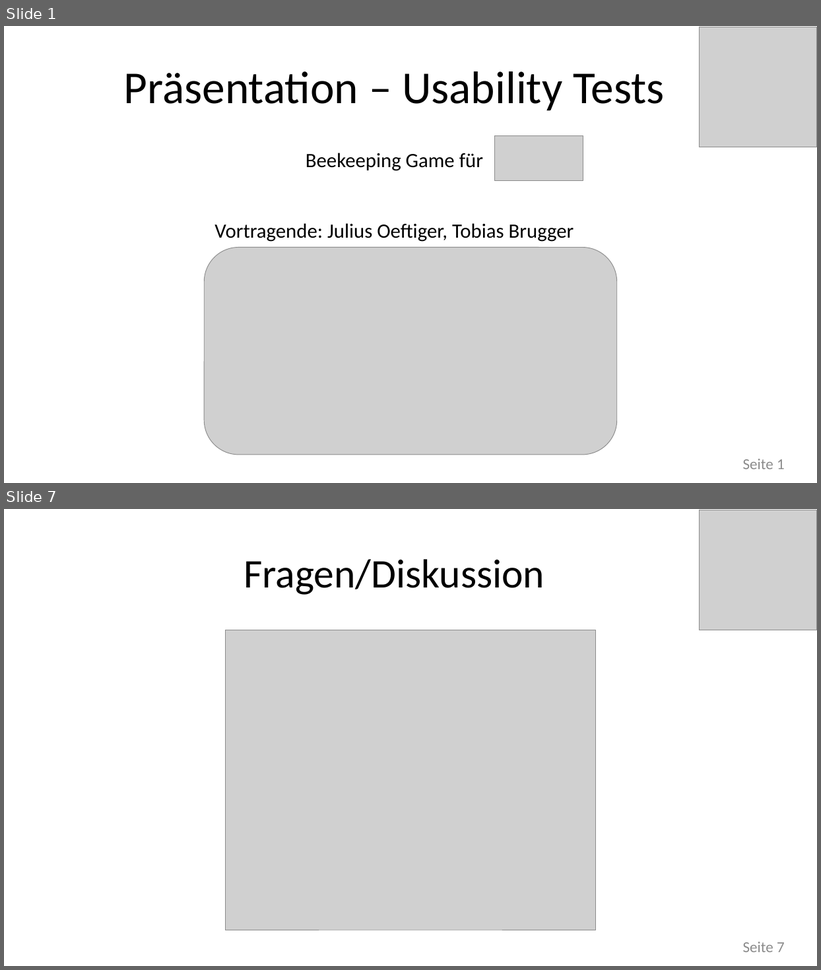
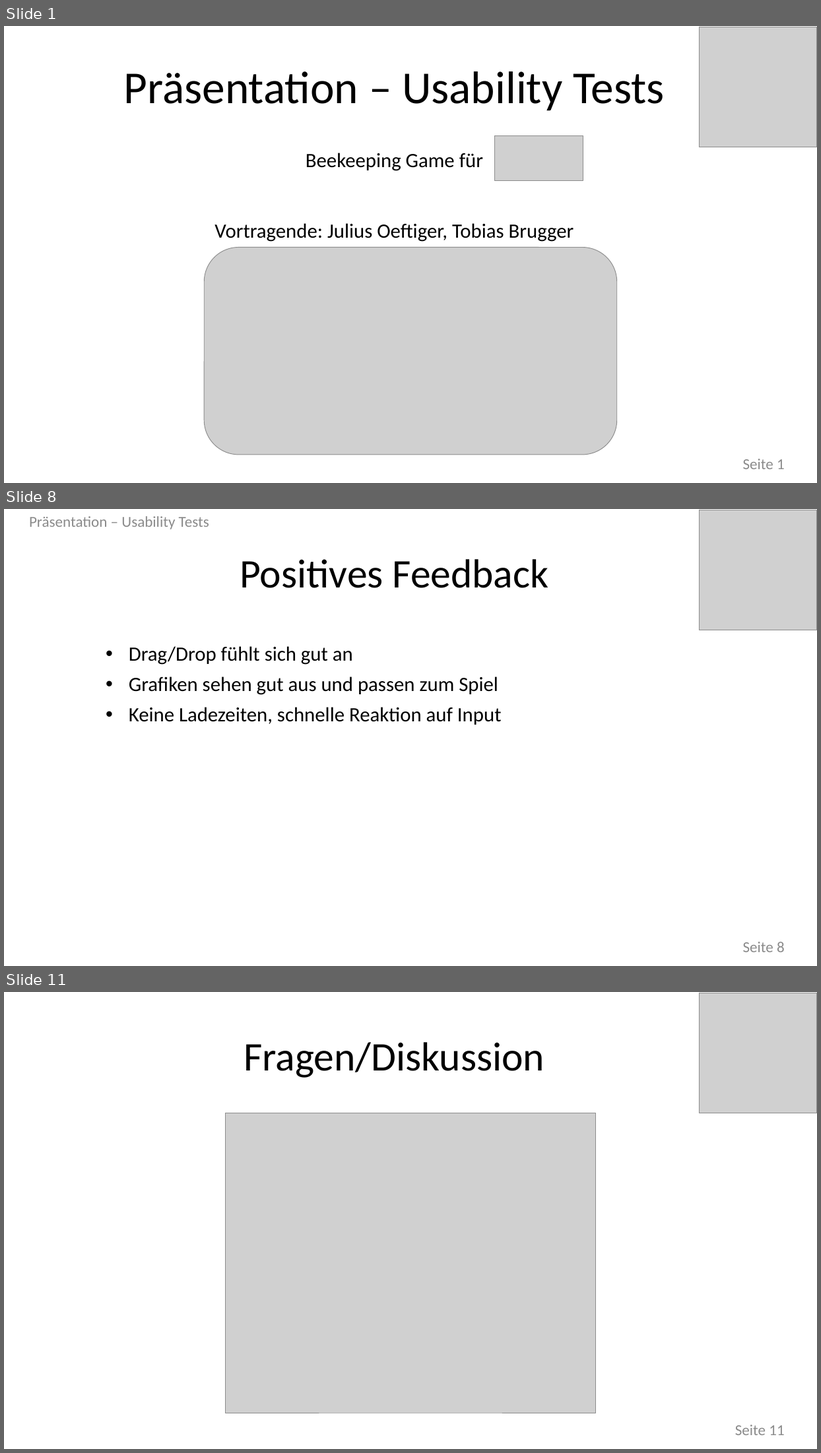
Before and after one commit to joeftiger/PSE-Bee-Game, a slide deck: Presentation - Usability Tests.pptx. Shown one above the other, each under a label of ours: slides 1 and 7 before the commit, slides 1, 8 and 11 after it; the slides between them are not shown. The pictures are 821x970 and 821x1453 pixels, drawn with LibreOffice and Linux fonts; fonts in the diff are those of the drawing; grey boxes stand for pictures. Boxes give left, top, right and bottom in pixels: in the first picture for what was removed or moved away, otherwise in the second. Text is boxed around its words. In the diff, an @@ line names an element or a change of style, - is before the commit and + after.

```diff
--- a/Presentation - Usability Tests.pptx
+++ b/Presentation - Usability Tests.pptx
@@ slide 8 added at <box>4,509,817,966</box>, background #FFFFFF @@
@@ text added at <box>29,516,209,529</box>, 18 pt, text #8C8C8C @@
+Präsentation – Usability Tests
@@ picture added at <box>700,510,817,630</box> @@
@@ text added at <box>240,559,549,588</box>, 48 pt, text #000000 @@
+Positives Feedback
@@ text added at <box>129,646,502,725</box>, 24 pt, text #000000 @@
+• Drag/Drop fühlt sich gut an
+• Grafiken sehen gut aus und passen zum Spiel
+• Keine Ladezeiten, schnelle Reaktion auf Input
@@ page number added at <box>743,942,785,953</box>, 18 pt, text #8C8C8C @@
+Seite 8
@@ what was slide 7 is now slide 11 @@
@@ page number at <box>735,1425,784,1436</box>: text changed @@
-Seite 7
+Seite 11
```
Also in this commit, not shown: 4 slides changed, 4 other slides added, 1 slide removed.
